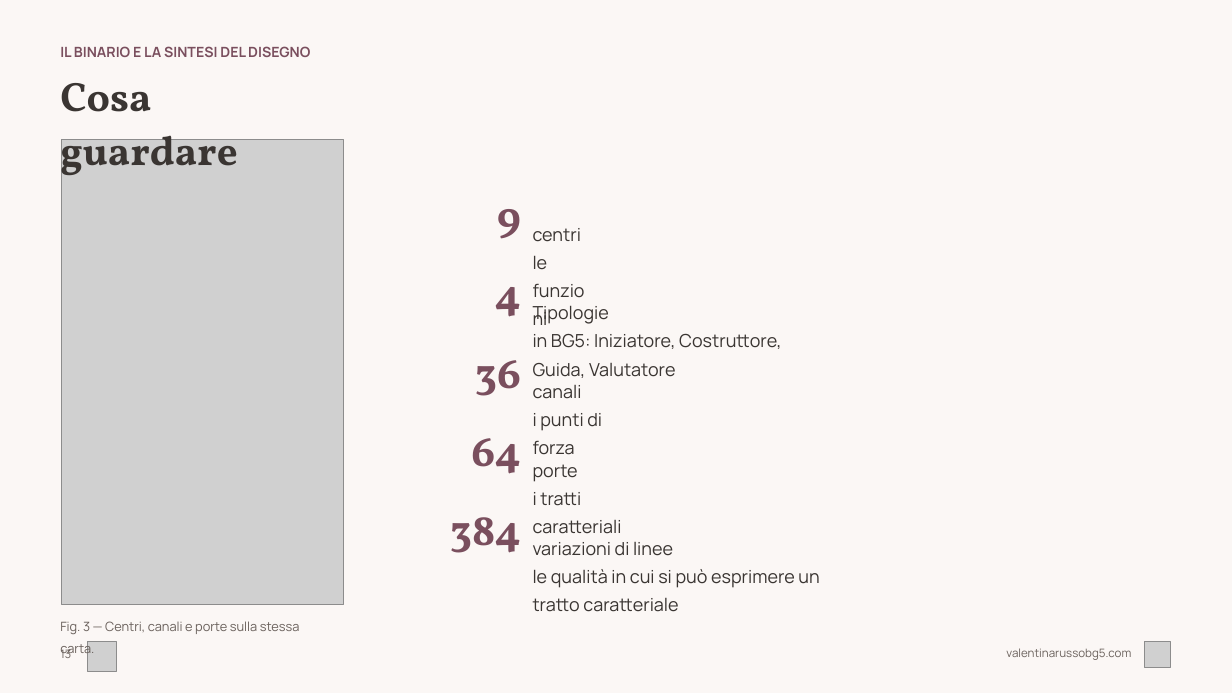
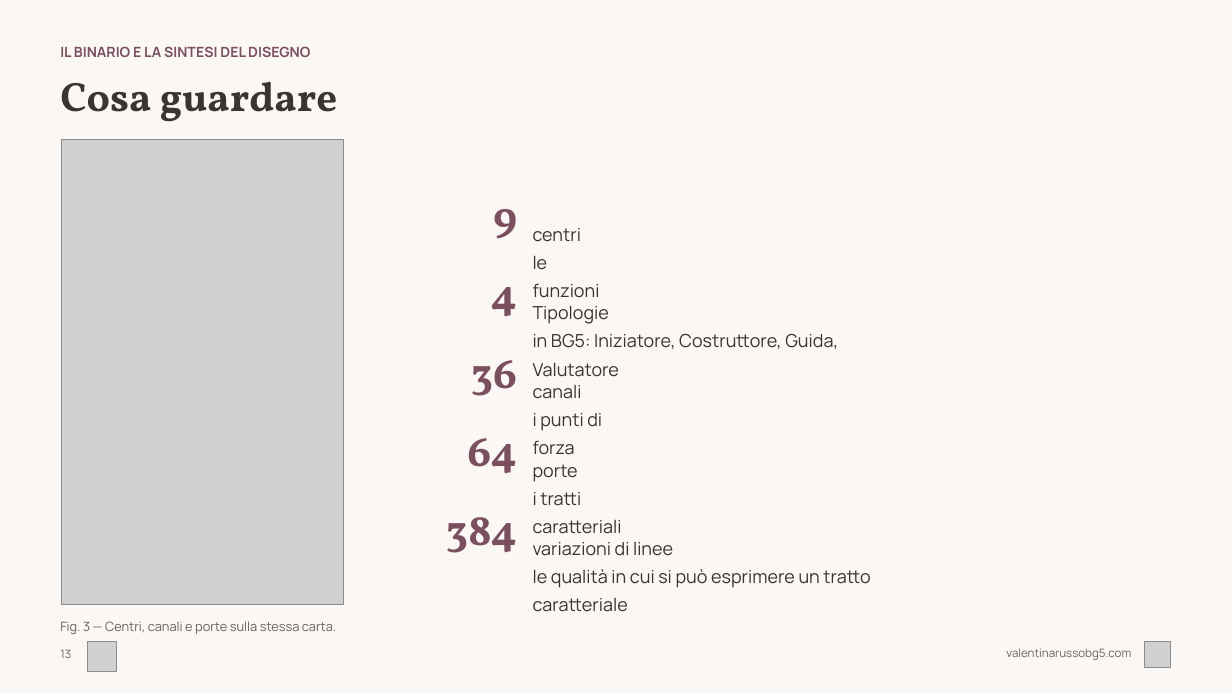
Before and after one commit to valentina-russo/valentinarusso-site, a slide deck: slide 13 of grav-site/root/kit-corso/corso-base-hd.pptx. Drawn at 1232x693 pixels with LibreOffice and Linux fonts; fonts in the diff are those of the drawing; grey boxes stand for pictures. Boxes give left, top, right and bottom in pixels: in the first picture for what was removed or moved away, otherwise in the second. Text is boxed around its words. In the diff, an @@ line names an element or a change of style, - is before the commit and + after.

```diff
--- a/grav-site/root/kit-corso/corso-base-hd.pptx
+++ b/grav-site/root/kit-corso/corso-base-hd.pptx
@@ text "Cosa guardare" rewrapped from (x1=60, y1=83, x2=237, y2=184) to (x1=60, y1=81, x2=337, y2=121) @@
@@ text "9" moved from (x1=497, y1=209, x2=521, y2=239) to (x1=493, y1=209, x2=517, y2=239) @@
@@ text "centri" rewrapped from (x1=533, y1=228, x2=582, y2=270) to (x1=533, y1=228, x2=600, y2=298) @@
@@ text "4" moved from (x1=495, y1=287, x2=521, y2=317) to (x1=491, y1=287, x2=517, y2=317) @@
@@ text "Tipologie" rewrapped from (x1=533, y1=305, x2=781, y2=378) to (x1=533, y1=305, x2=838, y2=377) @@
@@ text "36" moved from (x1=475, y1=360, x2=521, y2=396) to (x1=471, y1=360, x2=517, y2=396) @@
@@ text "64" moved from (x1=471, y1=438, x2=521, y2=474) to (x1=467, y1=438, x2=517, y2=474) @@
@@ text "384" moved from (x1=450, y1=517, x2=521, y2=553) to (x1=446, y1=517, x2=517, y2=553) @@
@@ text "variazioni di linee" rewrapped from (x1=533, y1=542, x2=819, y2=612) to (x1=533, y1=542, x2=870, y2=588) @@
@@ text "Fig. 3 — Centri, canali ..." rewrapped from (x1=60, y1=621, x2=300, y2=658) to (x1=60, y1=621, x2=336, y2=634) @@
```
Also in this commit, not shown: 29 other slides changed, 1 other file.
